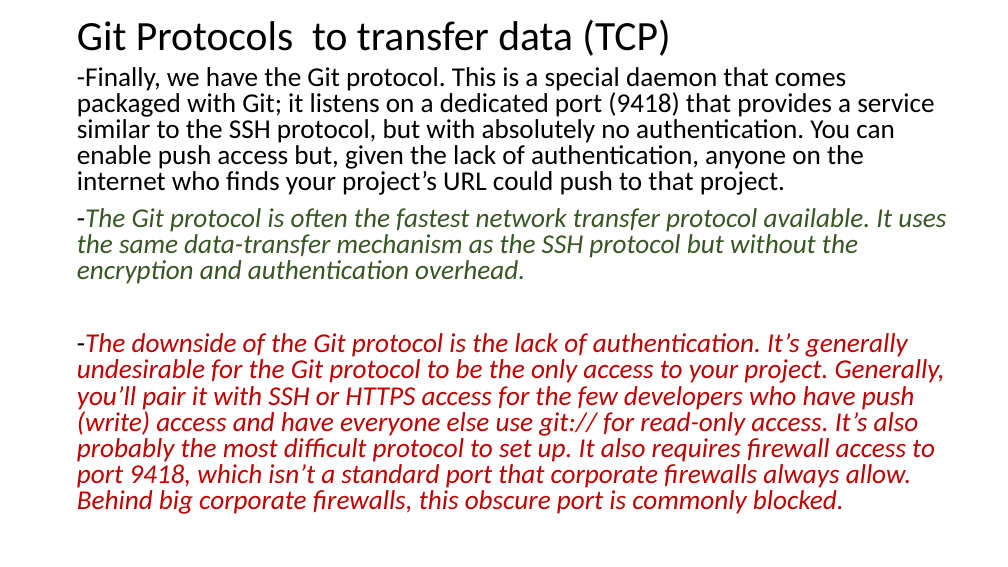
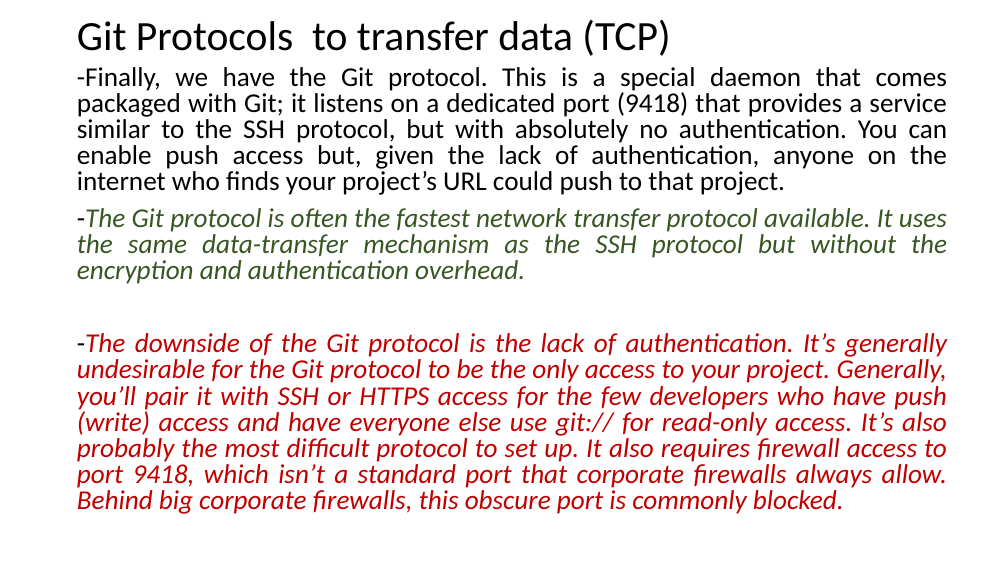
Before and after one commit to mhgulen/Dosyalar, a slide deck: slide 20 of Version Control Protocols.pptx. Drawn at 1008x567 pixels with LibreOffice and Linux fonts; fonts in the diff are those of the drawing. Boxes give left, top, right and bottom in pixels: in the first picture for what was removed or moved away, otherwise in the second. Text is boxed around its words. In the diff, an @@ line names an element or a change of style, - is before the commit and + after.

```diff
--- a/Version Control Protocols.pptx
+++ b/Version Control Protocols.pptx
@@ text "-Finally, we have the Git ..." at [77,67,948,514]: alignment left to justified @@
```
Also in this commit, not shown: 17 other slides changed.
